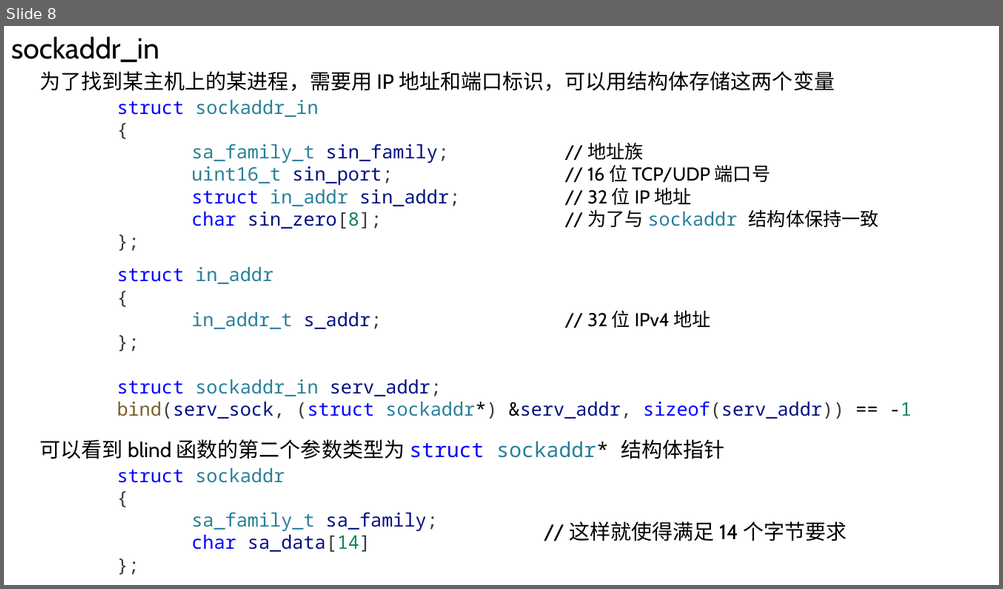
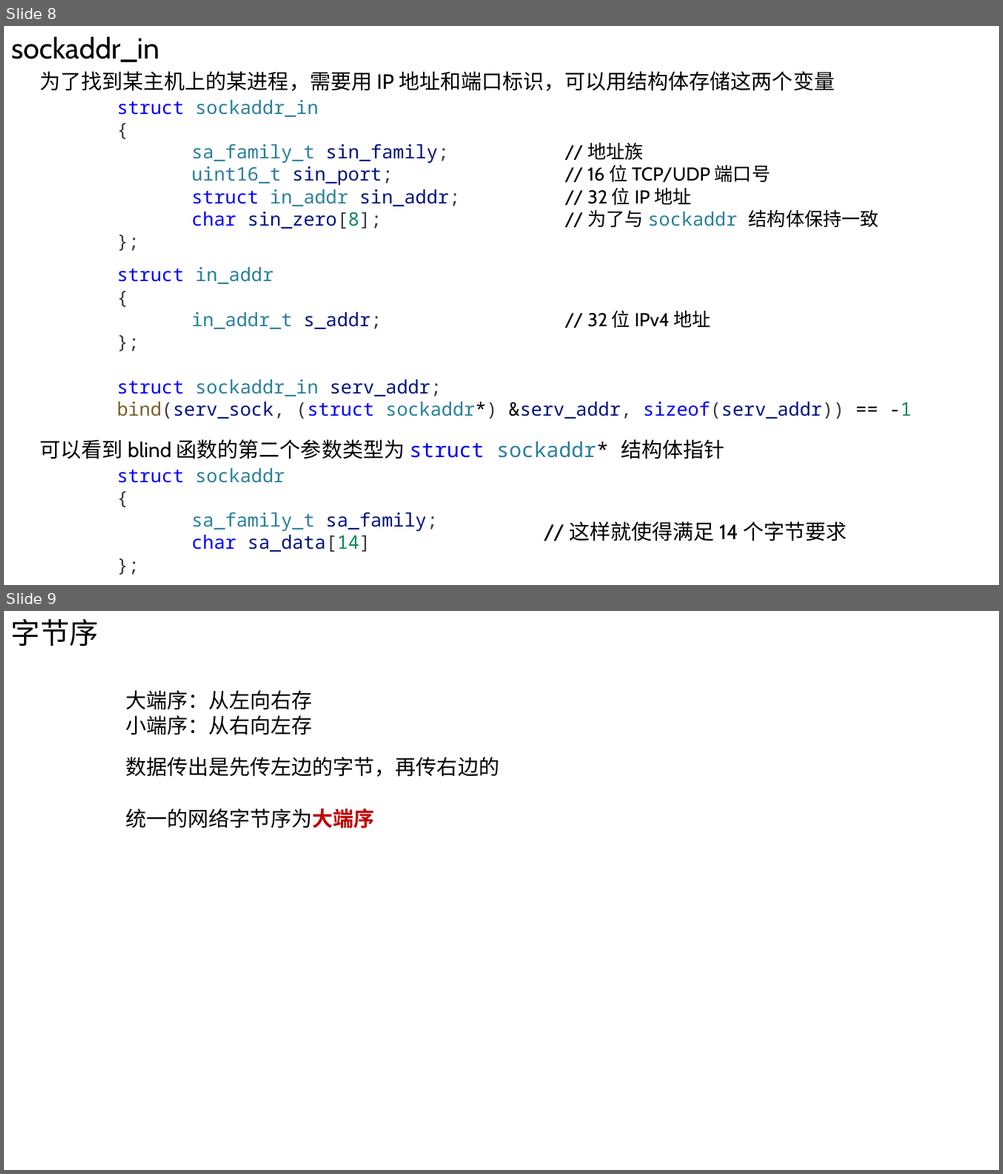
Before and after one commit to Chao200/TCP-IP-Network-Programming, a slide deck: TCP:IP 网络编程.pptx. Shown one above the other, each under a label of ours: slide 8 before the commit, slides 8 and 9 after it. The pictures are 1003x589 and 1003x1174 pixels, drawn with LibreOffice and Linux fonts; fonts in the diff are those of the drawing. Boxes give left, top, right and bottom in pixels: in the first picture for what was removed or moved away, otherwise in the second. Text is boxed around its words. In the diff, an @@ line names an element or a change of style, - is before the commit and + after.

```diff
--- a/TCP:IP 网络编程.pptx
+++ b/TCP:IP 网络编程.pptx
@@ slide 9 added at [4, 611, 999, 1170], background #FFFFFF @@
@@ text added at [11, 619, 98, 647], 28 pt, text #000000 @@
+字节序
@@ text added at [125, 690, 312, 735], 20 pt, text #000000 @@
+大端序：从左向右存
+小端序：从右向左存
@@ text added at [125, 757, 499, 777], 20 pt, text #000000 @@
+数据传出是先传左边的字节，再传右边的
@@ text added at [125, 809, 375, 829], 20 pt, text #000000 @@
+统一的网络字节序为大端序
```
Also in this commit, not shown: 10 other slides added, 1 slide removed.
